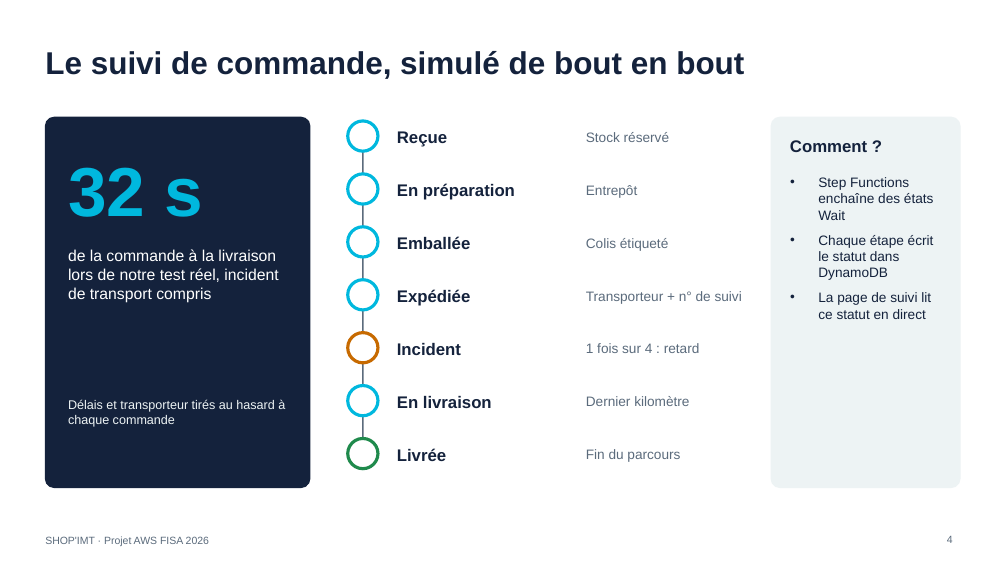
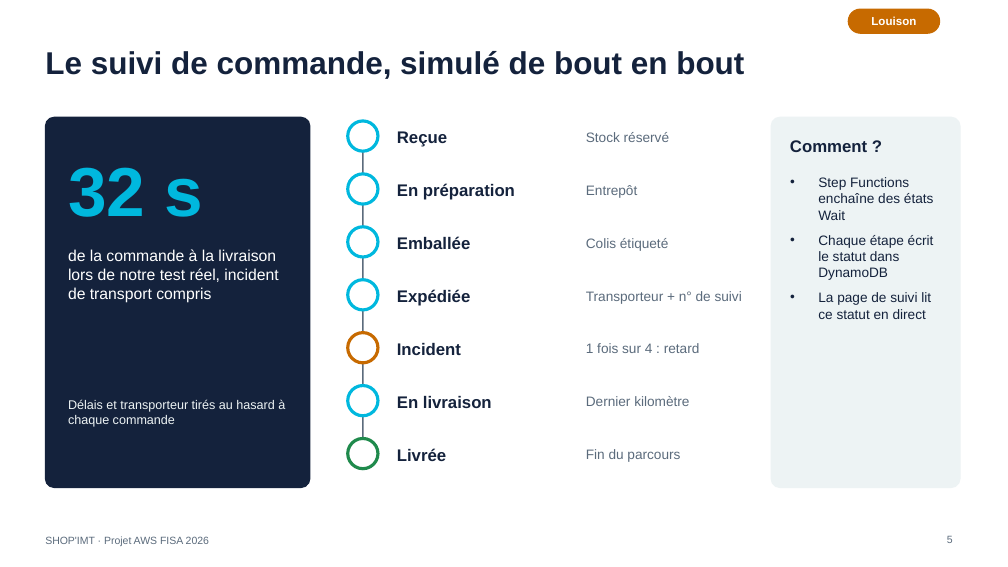
Before and after one commit to louizoom/shop-imt, a slide deck: slide 5 of docs/SHOP-IMT-presentation.pptx (slide 4 before the commit). Drawn at 1008x567 pixels with LibreOffice and Linux fonts; fonts in the diff are those of the drawing. Boxes give left, top, right and bottom in pixels: in the first picture for what was removed or moved away, otherwise in the second. Text is boxed around its words. In the diff, an @@ line names an element or a change of style, - is before the commit and + after.

```diff
--- a/docs/SHOP-IMT-presentation.pptx
+++ b/docs/SHOP-IMT-presentation.pptx
@@ rounded rectangle added at (848, 9, 940, 33), fill #C76A00, outline #C76A00 1 pt @@
@@ text added at (871, 16, 916, 25), 11 pt, text #FFFFFF, bold @@
+Louison
@@ page number at (947, 536, 953, 543): text changed @@
-4
+5
```
Also in this commit, not shown: 6 other slides changed, 4 slides added, 1 slide removed, 1 other file.
